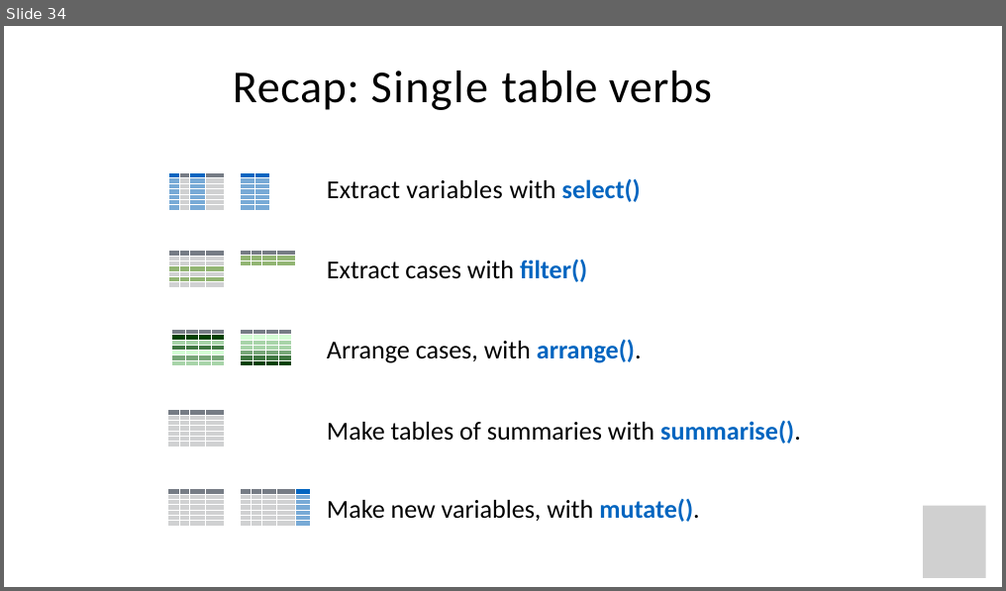
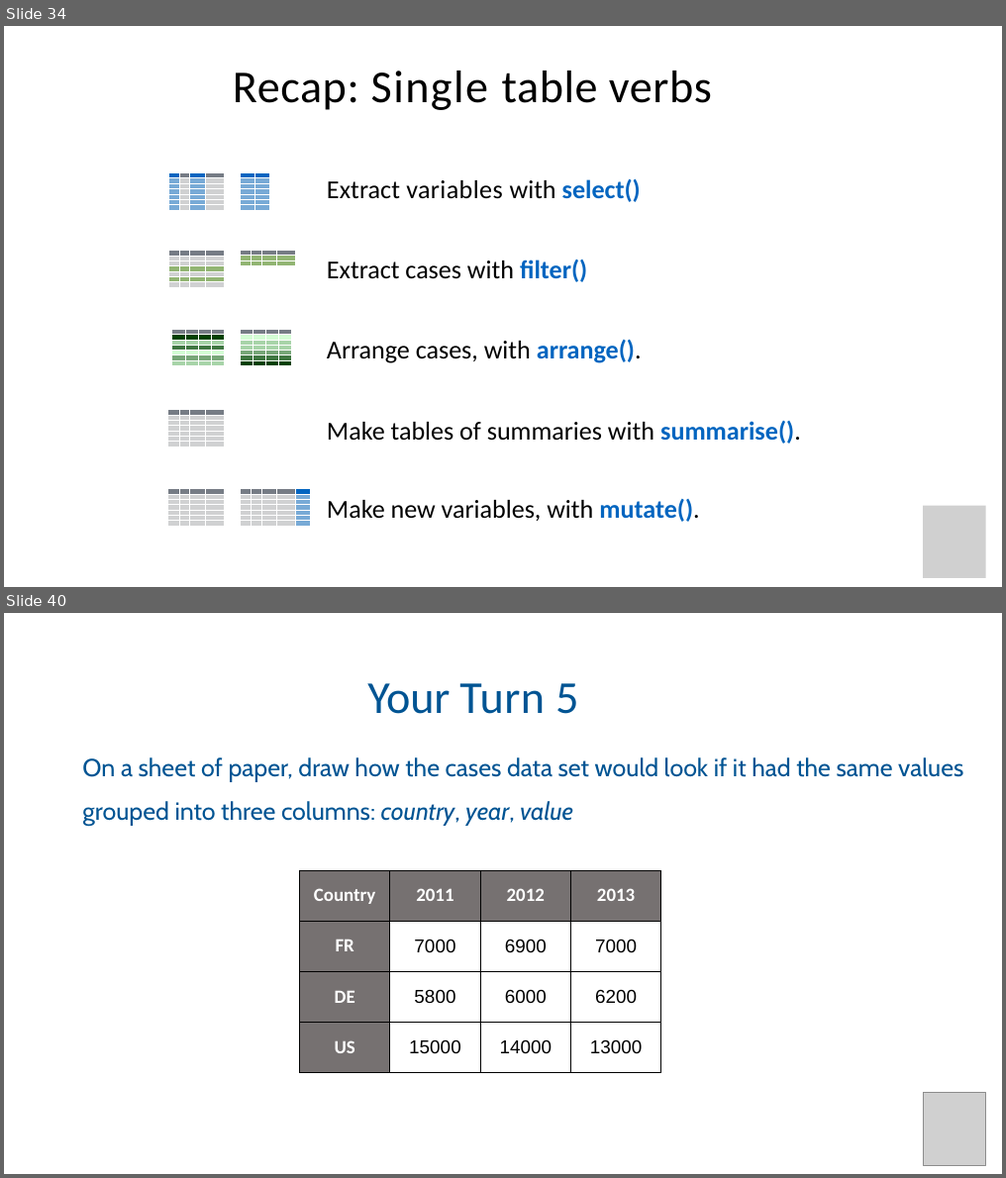
Before and after one commit to Ahmedbargheet/R-for-beginners_UiT, a slide deck: R_workshop_3.ppt. Shown one above the other, each under a label of ours: slide 34 before the commit, slides 34 and 40 after it; the slides between them are not shown. The pictures are 1006x591 and 1006x1178 pixels, drawn with LibreOffice and Linux fonts; fonts in the diff are those of the drawing; grey boxes stand for pictures; background and template pictures are left out. Boxes give left, top, right and bottom in pixels: in the first picture for what was removed or moved away, otherwise in the second. Text is boxed around its words. In the diff, an @@ line names an element or a change of style, - is before the commit and + after.

```diff
--- a/R_workshop_3.ppt
+++ b/R_workshop_3.ppt
@@ slide 40 added at bbox=[4, 613, 1002, 1174], background picture (left out) @@
@@ text added at bbox=[367, 683, 578, 714], 44 pt, text #005493 @@
+Your Turn 5
@@ text added at bbox=[82, 758, 963, 826], 23.8 pt, text #005493 @@
+On a sheet of paper, draw how the cases data set would look if it had the same values grouped into three columns: country, year, value
@@ table added at bbox=[300, 870, 662, 1072], 4 rows, 4 columns @@
+Country | 2011 | 2012 | 2013
+FR | 7000 | 6900 | 7000
+DE | 5800 | 6000 | 6200
+US | 15000 | 14000 | 13000
@@ picture added at bbox=[924, 1093, 986, 1165] @@
```
Also in this commit, not shown: 26 other slides added, 2 other files.
